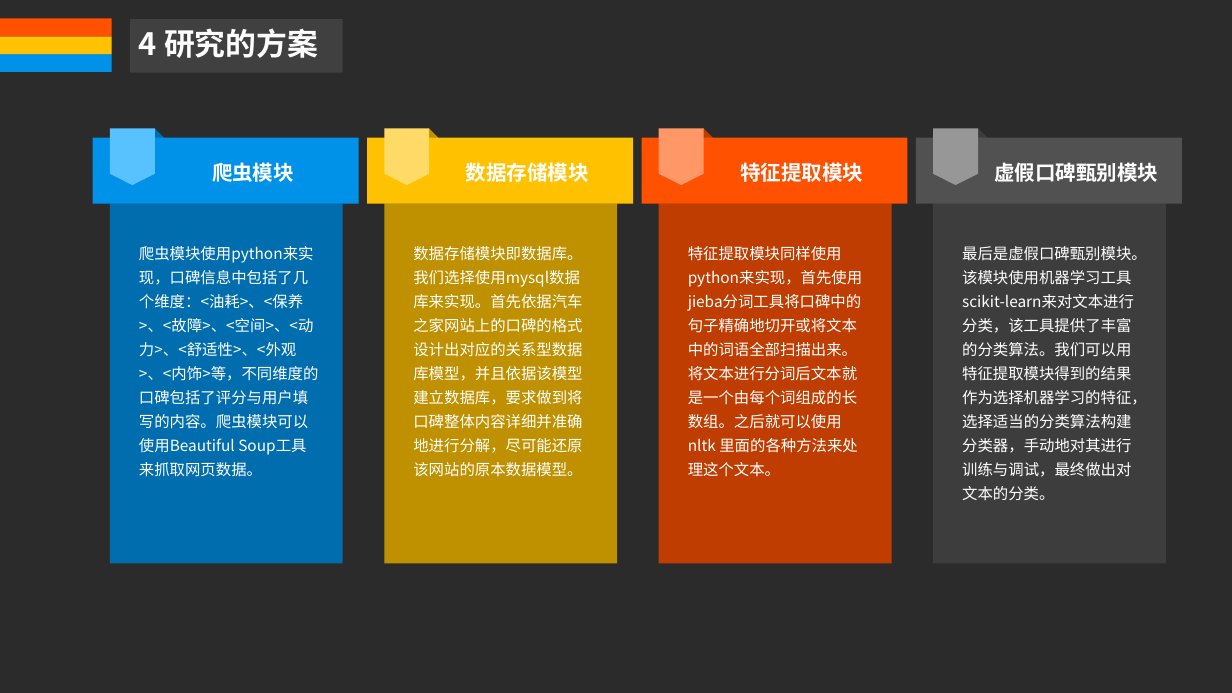
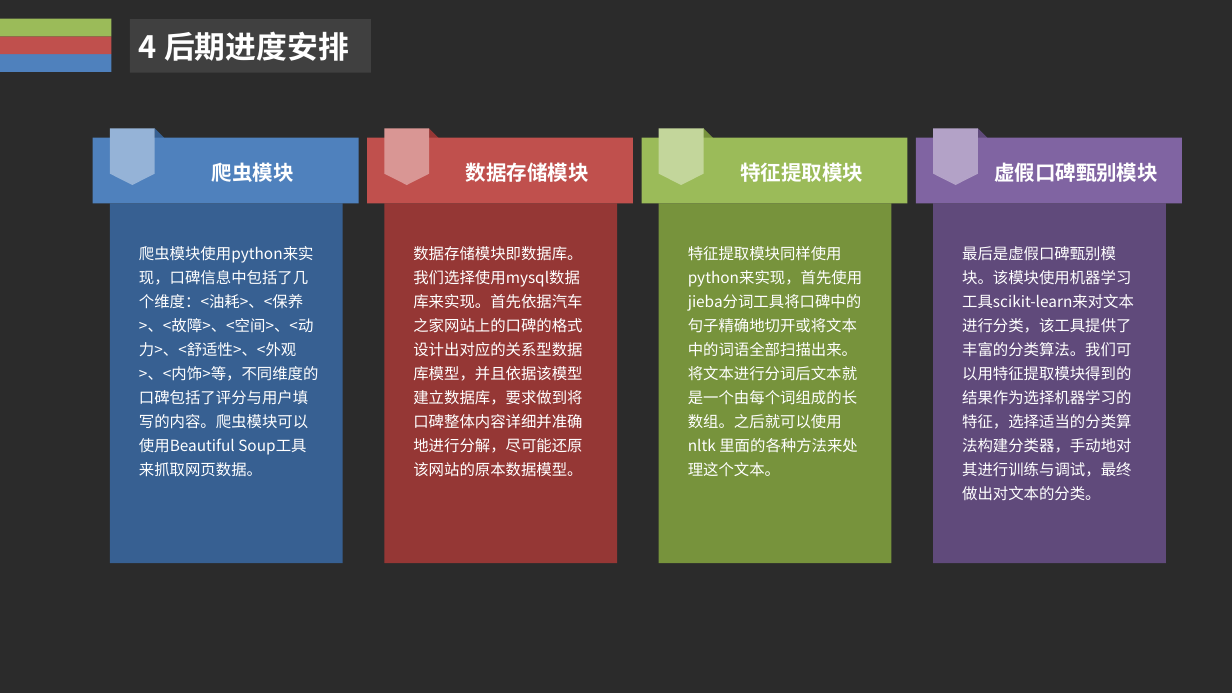
Before and after one commit to weiazm/GraduateProject, a slide deck: slide 17 of words/开题答辩.pptx (slide 13 before the commit). Drawn at 1232x693 pixels with LibreOffice and Linux fonts; fonts in the diff are those of the drawing; background and template pictures are left out; a plain dark background stands for a picture behind light text. Boxes give left, top, right and bottom in pixels: in the first picture for what was removed or moved away, otherwise in the second. Text is boxed around its words. In the diff, an @@ line names an element or a change of style, - is before the commit and + after.

```diff
--- a/words/开题答辩.pptx
+++ b/words/开题答辩.pptx
@@ rectangle at <box>0,18,112,36</box>: fill #FF5100 to #9BBB59 @@
@@ text removed at <box>130,19,343,73</box> @@
-4 研究的方案
@@ rectangle added at <box>130,19,372,73</box>, fill #404040, 24 pt, text #FFFFFF, bold @@
+4 后期进度安排
@@ rectangle at <box>0,55,112,72</box>: fill #0092E8 to #4F81BD @@
@@ rectangle at <box>0,37,112,55</box>: fill #FFC100 to #C0504D @@
@@ rectangle at <box>92,138,359,203</box>: fill #0092E8 to #4F81BD @@
@@ flow chart offpage connector at <box>110,128,155,185</box>: fill #58C1FF to #95B3D7 @@
@@ right triangle at <box>154,128,165,139</box>: fill #006DAE to #376092 @@
@@ rectangle at <box>367,138,633,203</box>: fill #FFC100 to #C0504D @@
@@ flow chart offpage connector at <box>384,128,430,185</box>: fill #FFDA66 to #D99694 @@
@@ right triangle at <box>429,128,439,139</box>: fill #BF9100 to #953735 @@
@@ rectangle at <box>641,138,908,203</box>: fill #FF5100 to #9BBB59 @@
@@ flow chart offpage connector at <box>659,128,704,185</box>: fill #FF9766 to #C3D69B @@
@@ right triangle at <box>703,128,714,139</box>: fill #BF3D00 to #77933C @@
@@ rectangle at <box>916,138,1182,203</box>: fill #515151 to #8064A2 @@
@@ flow chart offpage connector at <box>933,128,979,185</box>: fill #979797 to #B3A2C7 @@
@@ right triangle at <box>978,128,988,139</box>: fill #3D3D3D to #604A7B @@
@@ rectangle at <box>110,203,343,564</box>: fill #006DAE to #376092 @@
@@ rectangle at <box>384,203,617,564</box>: fill #BF9100 to #953735 @@
@@ rectangle at <box>659,203,892,564</box>: fill #BF3D00 to #77933C @@
@@ rectangle at <box>933,203,1166,564</box>: fill #3D3D3D to #604A7B @@
@@ text "最后是虚假口碑甄别模块。该模块使用机器学习工具scikit-learn来对文本进行分类，该工具提供了丰富的分类算法。我们 ..." rewrapped from <box>962,246,1147,500</box> to <box>962,246,1134,500</box> @@
```
Also in this commit, not shown: 10 other slides changed, 12 slides added, 10 slides removed, 5 other files.
